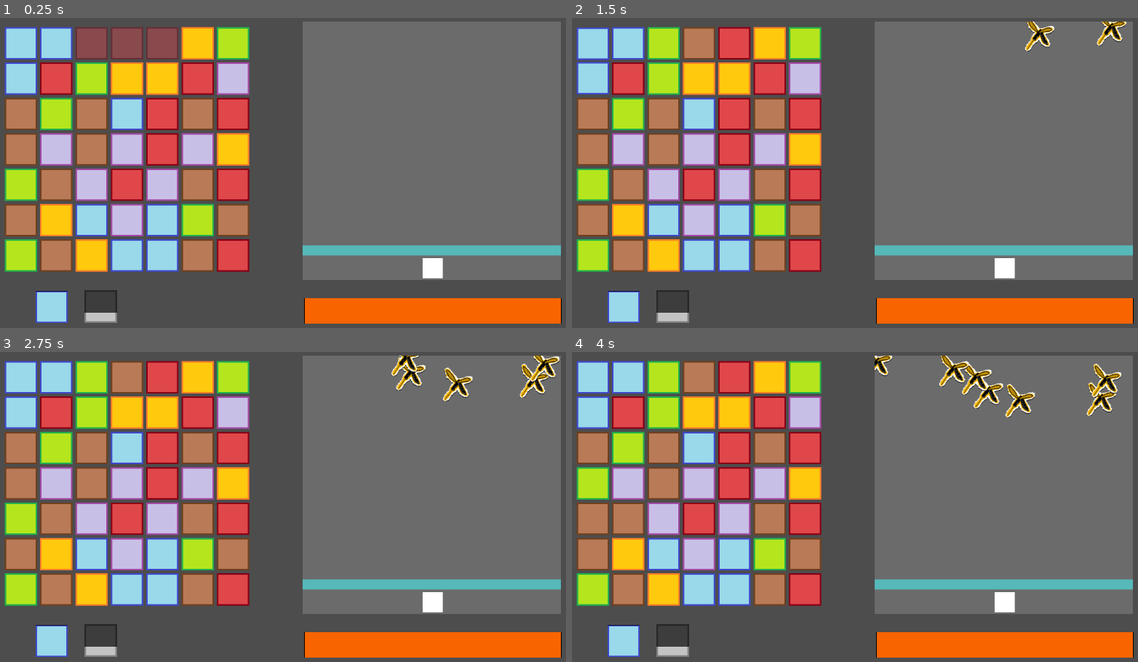
Above: before the commit, frames 1-4 (two rows, left to right).
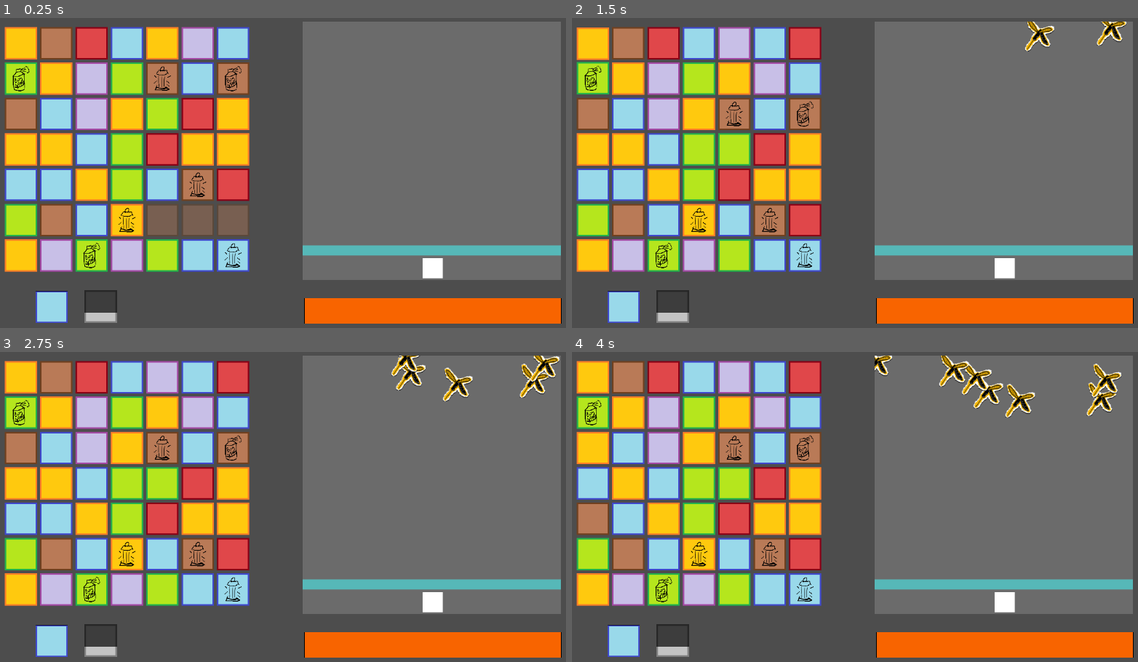
Above: after the commit, the same moments.

Repository: ivo4/hkpn
Game: Godot game, scene res://scenes/main_game/main_game.tscn
Two runs of this game, one before a commit and one after it. Both use one fixed random seed, a clock stepped at 60 frames per second and the inputs below.
Inputs (mouse positions are in pixels of both pictures, inside the frame that each line leads up to):
- Up to frame 1 (0.25 s): no input
- Up to frame 2 (1.5 s): drag from (594, 42) to (594, 148) at 0.52 s; drag from (594, 42) to (594, 148) at 1.27 s
- Up to frame 3 (2.75 s): move the mouse to (22, 448) at 2.02 s; press the mouse at (22, 448) at 2.03 s
- Up to frame 4 (4 s): release the mouse at (594, 448) at 2.75 s; drag from (594, 482) to (594, 376) at 2.77 s; drag from (594, 519) to (594, 414) at 3.52 s

The runs differ from the first frame. In frame 1, 26% of the frame differs, in the area x 0-45%, y 2-82%; in frame 2, 27%; in frame 3, 27%; in frame 4, 27%.

Commit message:
Added tile icons

Diff:
--- a/scenes/enums.gd
+++ b/scenes/enums.gd
@@ -14,13 +14,21 @@
 	SPRAY,
 }
 
+enum TileIcon {
+	NONE,
+	SPRAY,
+	ZAPPER,
+}
+
 var rng: RandomNumberGenerator
 
-func get_random_tile_color() -> TileColor:
+func init_rng_if_needed():
 	if !rng:
 		rng = RandomNumberGenerator.new()
 		# rng.seed = 6 # TODO remove
 
+func get_random_tile_color() -> TileColor:
+	init_rng_if_needed()
 	var colors = TileColor.values()
 	var index = rng.randi() % colors.size()
 	return colors[index]
@@ -41,3 +49,15 @@
 			return "Purple"
 
 	return "Unknown"
+
+func get_random_tile_icon() -> TileIcon:
+	init_rng_if_needed()
+	var icons = TileIcon.values()
+
+	# Most of the time you get NONE
+	var index = rng.randi() % 12
+
+	if index >= icons.size():
+		return TileIcon.NONE
+
+	return icons[index]
--- a/scenes/match_three/grid.gd
+++ b/scenes/match_three/grid.gd
@@ -3,6 +3,7 @@
 @export var tile_scene: PackedScene
 
 signal matched(count: int, color: Enums.TileColor)
+signal icon_collected(icon: Enums.TileIcon)
 
 const rows: int = 7
 const columns: int = 7
@@ -157,6 +158,9 @@
 			tile.is_disappearing = true
 			animation_count += 1
 
+			if tile.icon != Enums.TileIcon.NONE:
+				emit_signal("icon_collected", tile.icon)
+
 	# TODO if no matches, check whether any matches are possible to make.
 	# If not, shuffle the board? Or game over.
 
--- a/scenes/match_three/tile.gd
+++ b/scenes/match_three/tile.gd
@@ -8,6 +8,7 @@
 
 var index: Vector2
 var color: Enums.TileColor = Enums.get_random_tile_color()
+var icon: Enums.TileIcon = Enums.get_random_tile_icon()
 
 var is_dragging = false
 var drag_start_pos: Vector2
@@ -18,6 +19,15 @@
 
 var is_disappearing = false
 const disappear_speed = 2.4
+
+func _ready():
+	match icon:
+		Enums.TileIcon.SPRAY:
+			$Icon.texture = load("res://assets/sprites/bugspray-icon.png")
+		Enums.TileIcon.ZAPPER:
+			$Icon.texture = load("res://assets/sprites/zapper-icon.png")
+		_:
+			$Icon.queue_free()
 
 func _on_input_event(_viewport: Viewport, event: InputEvent, _shape_idx: int):
 	if event is InputEventMouseButton:
--- a/scenes/match_three/tile.tscn
+++ b/scenes/match_three/tile.tscn
@@ -8,6 +8,7 @@
 [ext_resource type="Texture2D" uid="uid://b0y44xxeap474" path="res://assets/sprites/tile-brown.png" id="6_2xn2j"]
 [ext_resource type="Texture2D" uid="uid://ctmdm2sx5pn6u" path="res://assets/sprites/tile-yellow.png" id="6_gq5mo"]
 [ext_resource type="Texture2D" uid="uid://c6cqsn16espm1" path="res://assets/sprites/tile-purple.png" id="8_85hpf"]
+[ext_resource type="Texture2D" uid="uid://crdp5a76pl1xx" path="res://assets/sprites/zapper-icon.png" id="9_41qgg"]
 
 [sub_resource type="RectangleShape2D" id="RectangleShape2D_20akv"]
 size = Vector2(64, 64)
@@ -15,7 +16,7 @@
 [node name="Area2D" type="Area2D"]
 script = ExtResource("1_mkkwv")
 
-[node name="Sprite2D" type="Sprite2D" parent="."]
+[node name="Square" type="Sprite2D" parent="."]
 texture = ExtResource("1_3k22e")
 script = ExtResource("2_pb2qc")
 texture_red = ExtResource("1_3k22e")
@@ -25,6 +26,10 @@
 texture_brown = ExtResource("6_2xn2j")
 texture_purple = ExtResource("8_85hpf")
 
+[node name="Icon" type="Sprite2D" parent="."]
+scale = Vector2(0.1, 0.1)
+texture = ExtResource("9_41qgg")
+
 [node name="CollisionShape2D" type="CollisionShape2D" parent="."]
 shape = SubResource("RectangleShape2D_20akv")
 
Binary file added: assets/sprites/bugspray-icon.png
Not shown, added: assets/sprites/bugspray-icon.png.import
Binary file added: assets/sprites/zapper-icon.png
Not shown, added: assets/sprites/zapper-icon.png.import
Not shown: 1 places in scenes/match_three/tile.tscn that only renumber resources
